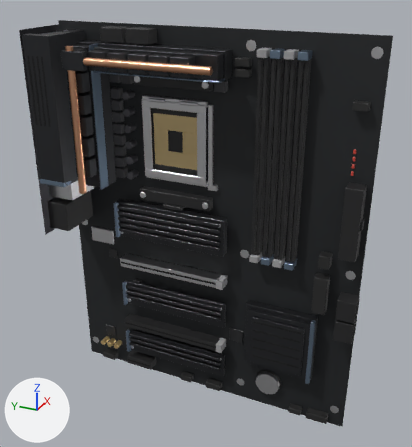
Before and after pictures for a commit that changed the Blender file Assets/Models/Blend/MB_AM5_ATX01.blend.
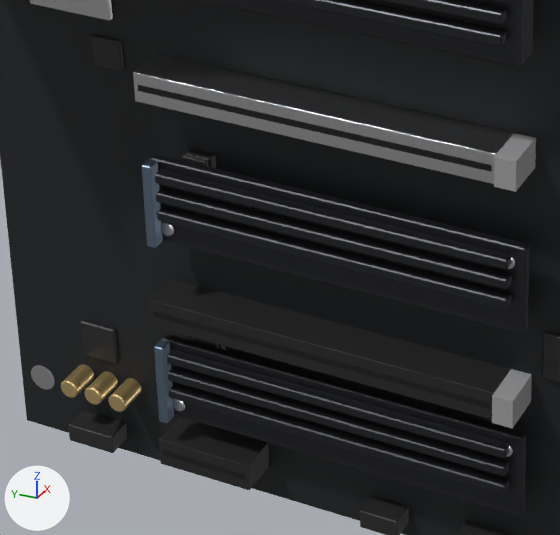
Each version appears first whole from a camera (50 mm lens) standing at (-0.372, -0.289, 0.04) and looking at (-0.011, -0.126, -0.141), and next in a close-up on the part from 21% to 57% of the width and 53% to 85% of the height. Lighting does not change. The marker at lower left points along +X, +Y and +Z. The first two pictures are the older version.

Names of what the first close-up shows: 'Board_Components', 'Headers', 'M2_0_Heatsink', 'M2_1_Heatsink', 'M2_2_Heatsink', 'PCB', 'PCIe_1_x16', 'PCIe_4_x16', 'PCIe_6_x1' and 2 more.
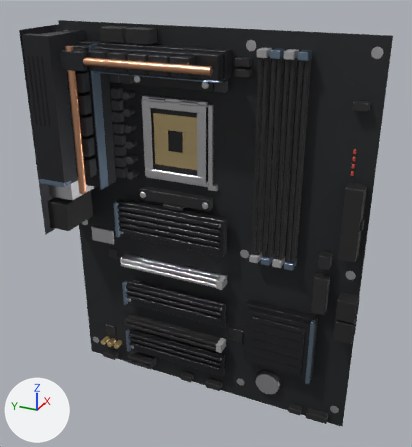
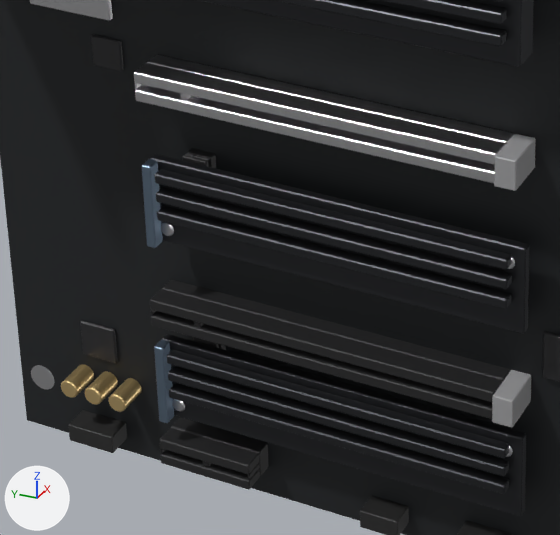
Boxes (x1, y1, x2, y2) around the edits, measured in the close-ups (560 x 535 px; the box of a moved part takes in the faces that stretch with it):
'PCIe_1_x16', reshaped: before (133, 54, 536, 192); after (134, 55, 536, 191)
'PCIe_4_x16', reshaped: before (149, 279, 532, 428); after (150, 279, 531, 428)
part 1 of me_pcie_1_x16, added: after (180, 93, 191, 100)
part 2 of me_pcie_1_x16, moved or reshaped: before (138, 85, 491, 172); after (134, 59, 514, 183)
part 3 of me_pcie_4_x16, moved or reshaped: before (153, 311, 490, 408); after (150, 285, 511, 419)

What changed in the scene script:
```text
Change me_pcie_1_x16:
    used by ob_pcie_1_x16; parent = ob_board; location = (0.0, 0.0, 0.0)
    remove me_pcie_1_x16.from_pydata(...)  # 24 vertices, 18 faces; spans x -0.0125..-0.0016, y -0.141..-0.047, z -0.1951..-0.1877
    add me_pcie_1_x16.from_pydata(...)  # 56 vertices, 42 faces; spans x -0.0125..-0.0016, y -0.141..-0.047, z -0.1951..-0.1877
    me_pcie_1_x16 part 1: a new loose piece, a box spanning x -0.011..-0.006, y -0.0605..-0.0587, z -0.1923..-0.1905, in mat_mb_metal (light grey #dadadd)
    me_pcie_1_x16 part 2: 8 vertices removed from x -0.0116..-0.0115, y -0.135..-0.048, z -0.1922..-0.1906; 16 vertices added at x -0.0115..-0.006, y -0.136..-0.047, z -0.1951..-0.1877
    other edits to the shape of me_pcie_1_x16 do not show in these pictures
    remove me_pcie_1_x16.materials.append(mat_mb_opening)  # black #0a0a0a
Change me_pcie_4_x16:
    used by ob_pcie_4_x16; parent = ob_board; location = (0.0, 0.0, 0.0)
    remove me_pcie_4_x16.from_pydata(...)  # 24 vertices, 18 faces; spans x -0.0125..-0.0016, y -0.141..-0.047, z -0.2561..-0.2487
    add me_pcie_4_x16.from_pydata(...)  # 56 vertices, 42 faces; spans x -0.0125..-0.0016, y -0.141..-0.047, z -0.2561..-0.2487
    me_pcie_4_x16 part 3: 8 vertices removed from x -0.0116..-0.0115, y -0.135..-0.048, z -0.2532..-0.2516; 16 vertices added at x -0.0115..-0.006, y -0.136..-0.047, z -0.2561..-0.2487
    other edits to the shape of me_pcie_4_x16 do not show in these pictures
    remove me_pcie_4_x16.materials.append(mat_mb_opening)  # black #0a0a0a
```
